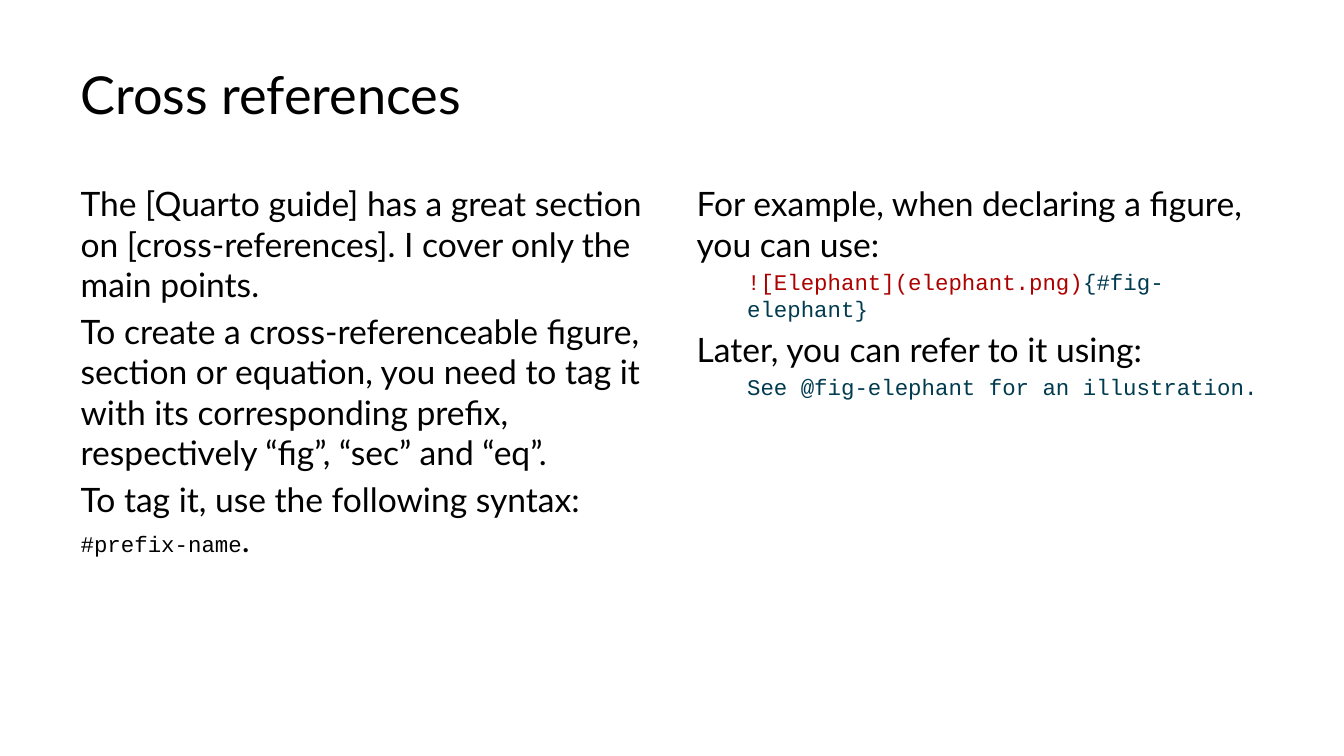
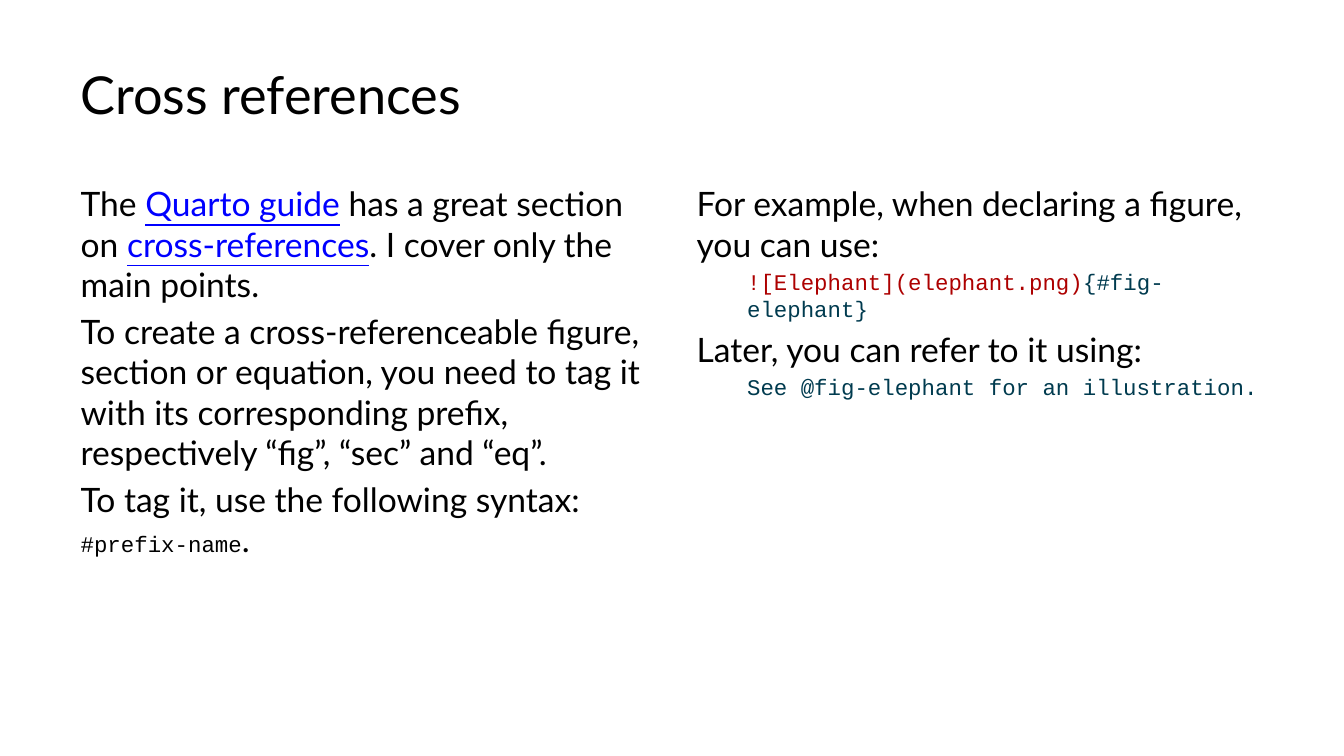
Before and after one commit to lucas-a-meyer/using-quarto, a slide deck: slide 30 of docs/presentation.pptx. Drawn at 1344x756 pixels with LibreOffice and Linux fonts; fonts in the diff are those of the drawing. Boxes give left, top, right and bottom in pixels: in the first picture for what was removed or moved away, otherwise in the second. Text is boxed around its words. In the diff, an @@ line names an element or a change of style, - is before the commit and + after.

```diff
--- a/docs/presentation.pptx
+++ b/docs/presentation.pptx
@@ text at (x1=81, y1=191, x2=623, y2=303): text changed @@
-The [Quarto guide] has a great section on [cross-references]. I cover only the main points.
+The Quarto guide has a great section on cross-references. I cover only the main points.
```
Also in this commit, not shown: 1 slide added, 1 slide removed, 13 other files.
